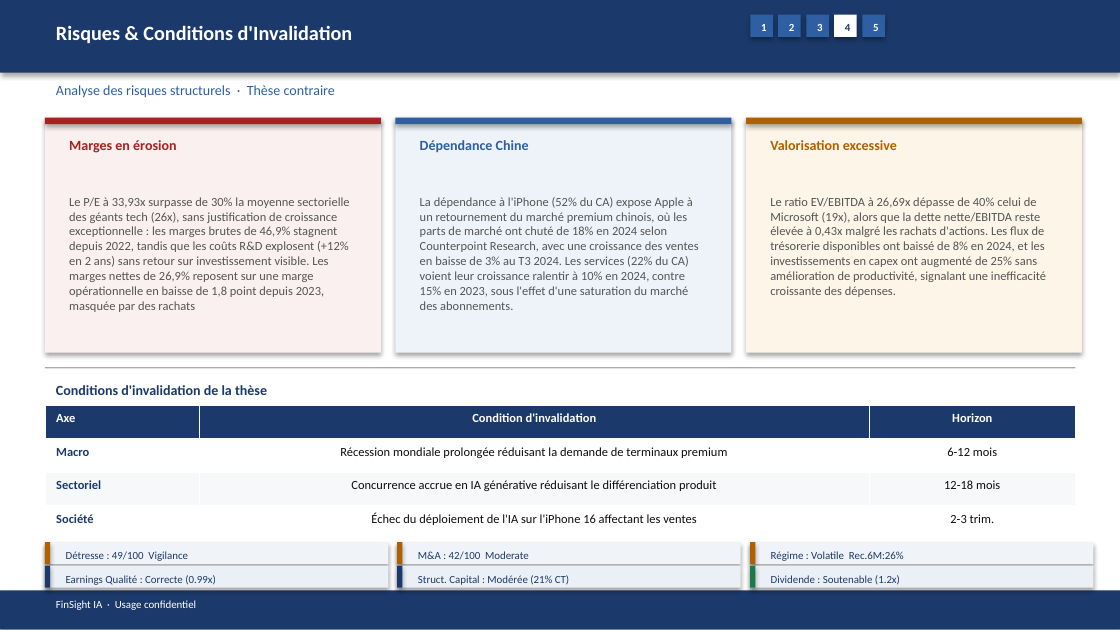
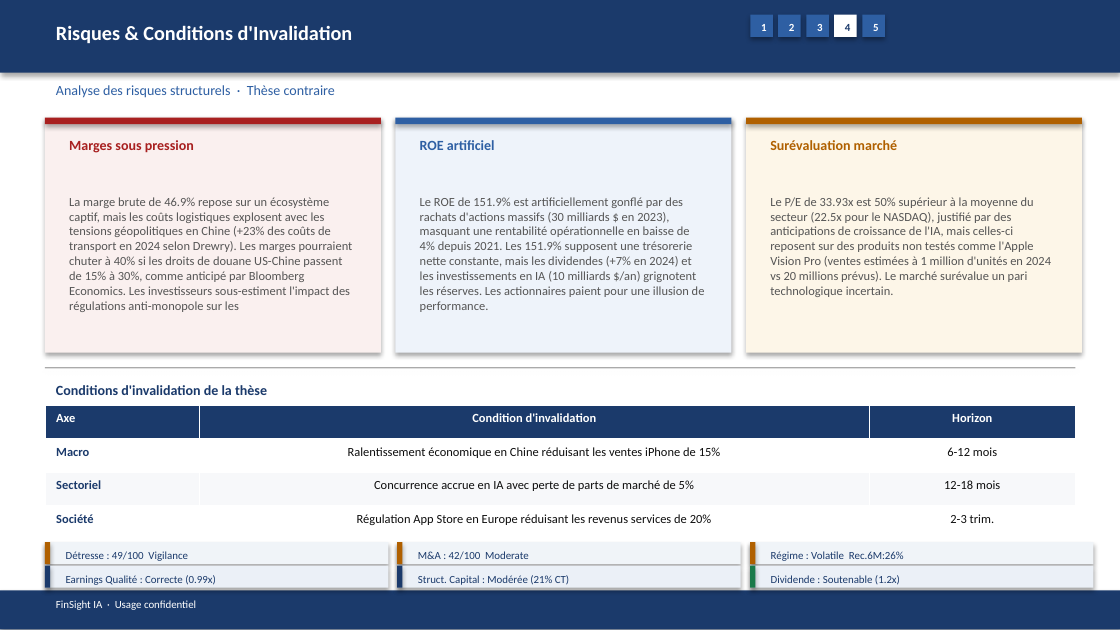
Before and after one commit to baptistejeh07-art/finsight-ia, a slide deck: slide 16 of preview/AAPL/AAPL_pitchbook.pptx. Drawn at 1120x630 pixels with LibreOffice and Linux fonts; fonts in the diff are those of the drawing. Boxes give left, top, right and bottom in pixels: in the first picture for what was removed or moved away, otherwise in the second. Text is boxed around its words. In the diff, an @@ line names an element or a change of style, - is before the commit and + after.

```diff
--- a/preview/AAPL/AAPL_pitchbook.pptx
+++ b/preview/AAPL/AAPL_pitchbook.pptx
@@ text at box(69, 140, 194, 153): text changed @@
-Marges en érosion
+Marges sous pression
@@ text at box(420, 140, 495, 150): text changed @@
-Dépendance Chine
+ROE artificiel
@@ text at box(770, 140, 897, 150): text changed @@
-Valorisation excessive
+Surévaluation marché
@@ text at box(69, 197, 353, 312): text changed @@
-Le P/E à 33,93x surpasse de 30% la moyenne sectorielle des géants tech (26x), sans justification de croissance exceptionnelle : les marges brutes de 46,9% stagnent depuis 2022, tandis que les coûts R&D explosent (+12% en 2 ans) sans retour sur investissement visible. Les marges nettes de 26,9% reposent sur une marge opérationnelle en baisse de 1,8 point depuis 2023, masquée par des rachats
+La marge brute de 46.9% repose sur un écosystème captif, mais les coûts logistiques explosent avec les tensions géopolitiques en Chine (+23% des coûts de transport en 2024 selon Drewry). Les marges pourraient chuter à 40% si les droits de douane US-Chine passent de 15% à 30%, comme anticipé par Bloomberg Economics. Les investisseurs sous-estiment l'impact des régulations anti-monopole sur les
@@ text at box(420, 197, 705, 312): text changed @@
-La dépendance à l'iPhone (52% du CA) expose Apple à un retournement du marché premium chinois, où les parts de marché ont chuté de 18% en 2024 selon Counterpoint Research, avec une croissance des ventes en baisse de 3% au T3 2024. Les services (22% du CA) voient leur croissance ralentir à 10% en 2024, contre 15% en 2023, sous l'effet d'une saturation du marché des abonnements.
+Le ROE de 151.9% est artificiellement gonflé par des rachats d'actions massifs (30 milliards $ en 2023), masquant une rentabilité opérationnelle en baisse de 4% depuis 2021. Les 151.9% supposent une trésorerie nette constante, mais les dividendes (+7% en 2024) et les investissements en IA (10 milliards $/an) grignotent les réserves. Les actionnaires paient pour une illusion de performance.
@@ text at box(770, 197, 1051, 297): text changed @@
-Le ratio EV/EBITDA à 26,69x dépasse de 40% celui de Microsoft (19x), alors que la dette nette/EBITDA reste élevée à 0,43x malgré les rachats d'actions. Les flux de trésorerie disponibles ont baissé de 8% en 2024, et les investissements en capex ont augmenté de 25% sans amélioration de productivité, signalant une inefficacité croissante des dépenses.
+Le P/E de 33.93x est 50% supérieur à la moyenne du secteur (22.5x pour le NASDAQ), justifié par des anticipations de croissance de l'IA, mais celles-ci reposent sur des produits non testés comme l'Apple Vision Pro (ventes estimées à 1 million d'unités en 2024 vs 20 millions prévus). Le marché surévalue un pari technologique incertain.
@@ table at box(45, 405, 1075, 540) @@
-row 2, column 2: Récession mondiale prolongée réduisant la demande de terminaux premium
+row 2, column 2: Ralentissement économique en Chine réduisant les ventes iPhone de 15%
-row 3, column 2: Concurrence accrue en IA générative réduisant le différenciation produit
+row 3, column 2: Concurrence accrue en IA avec perte de parts de marché de 5%
-row 4, column 2: Échec du déploiement de l'IA sur l'iPhone 16 affectant les ventes
+row 4, column 2: Régulation App Store en Europe réduisant les revenus services de 20%
```
Also in this commit, not shown: 13 other slides changed, 4 other files.
